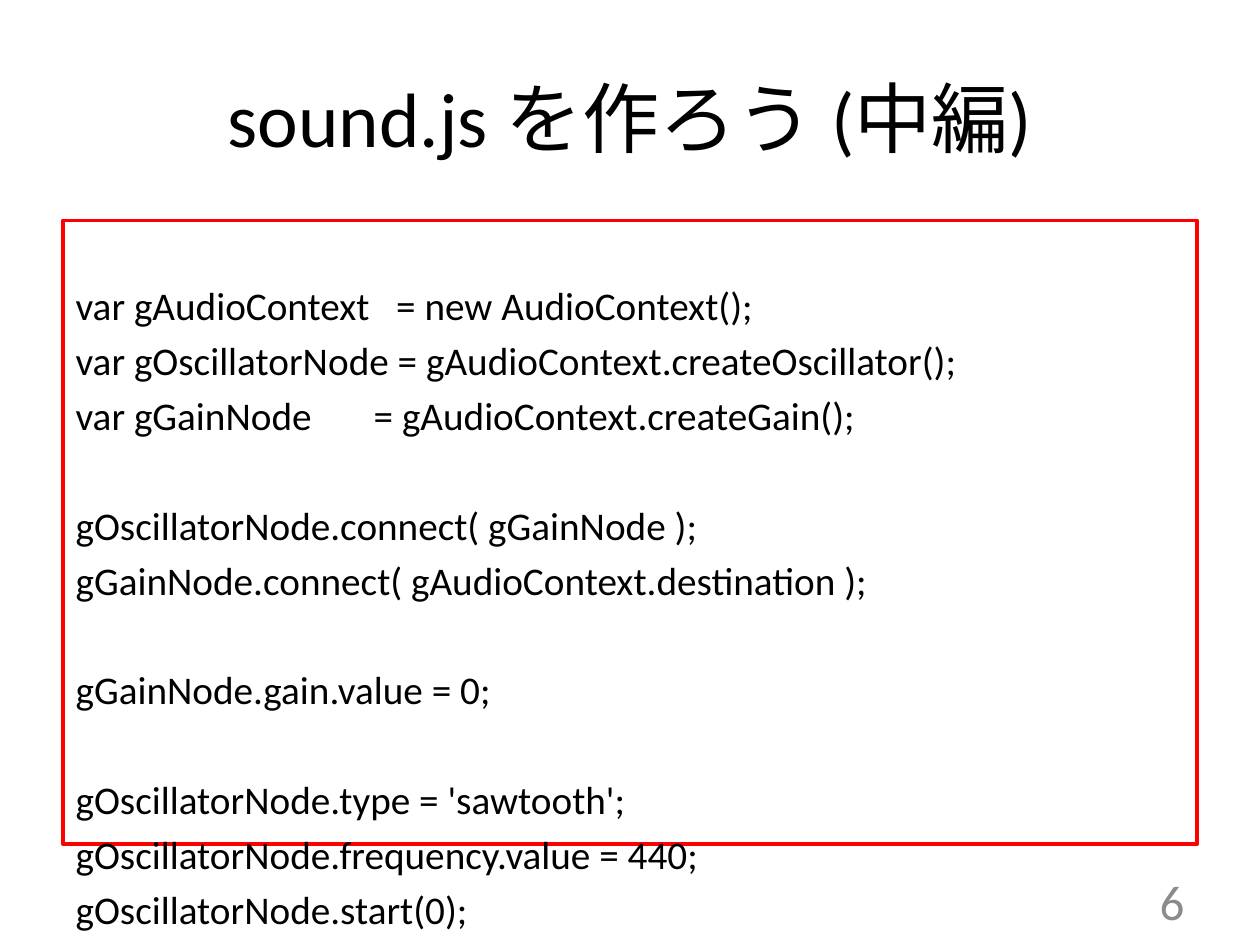
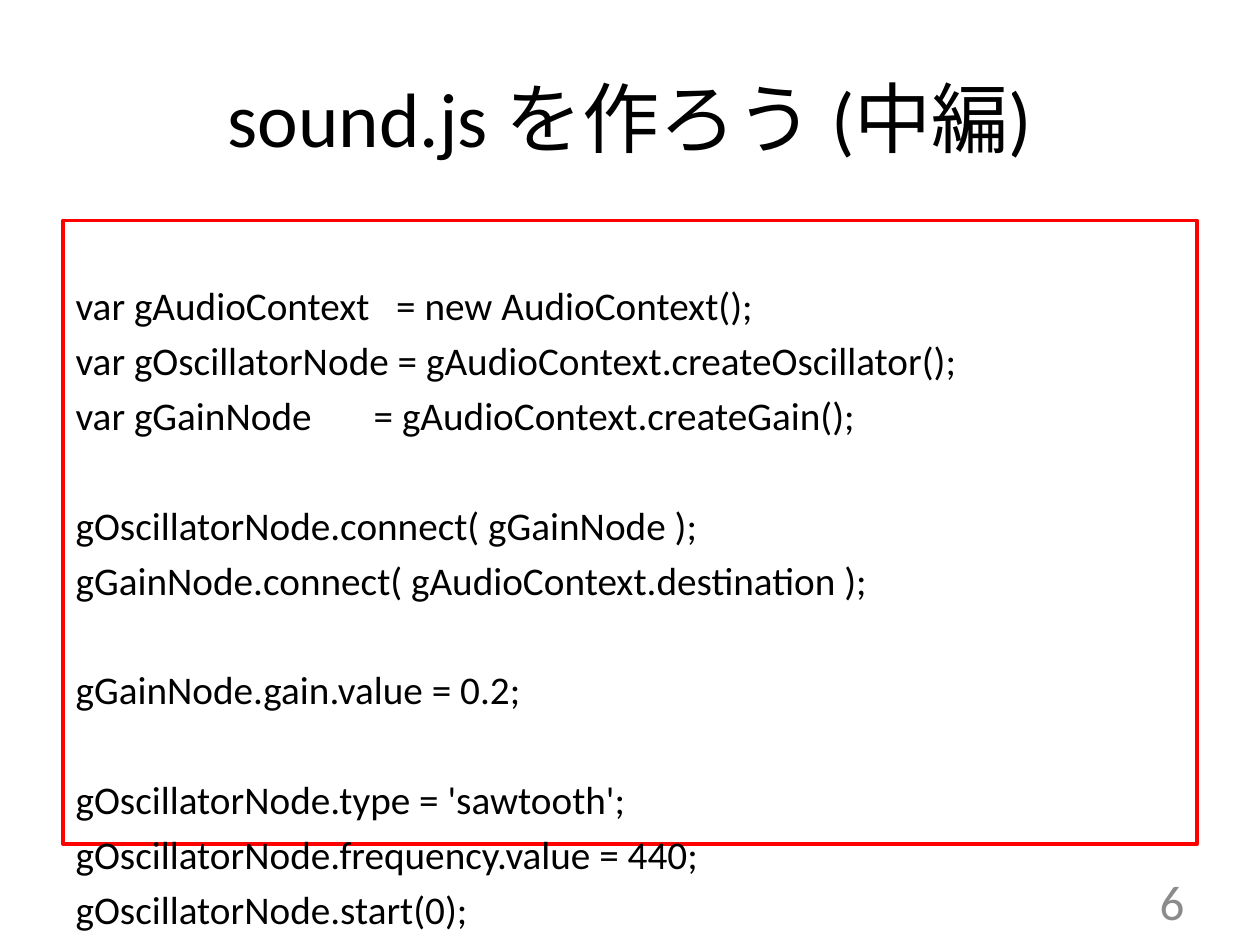
Before and after one commit to chuo-u-openproject/tel.min, a slide deck: slide 6 of ppt/shakyou-03-01_sound.pptx. Drawn at 1260x945 pixels with LibreOffice and Linux fonts; fonts in the diff are those of the drawing; background and template pictures are left out. Boxes give left, top, right and bottom in pixels: in the first picture for what was removed or moved away, otherwise in the second. Text is boxed around its words. In the diff, an @@ line names an element or a change of style, - is before the commit and + after.

Commit message:
modified gainValue

```diff
--- a/ppt/shakyou-03-01_sound.pptx
+++ b/ppt/shakyou-03-01_sound.pptx
@@ text at bbox=[76, 676, 520, 711]: text changed @@
-gGainNode.gain.value = 0;
+gGainNode.gain.value = 0.2;
```
Also in this commit, not shown: 3 other files.
